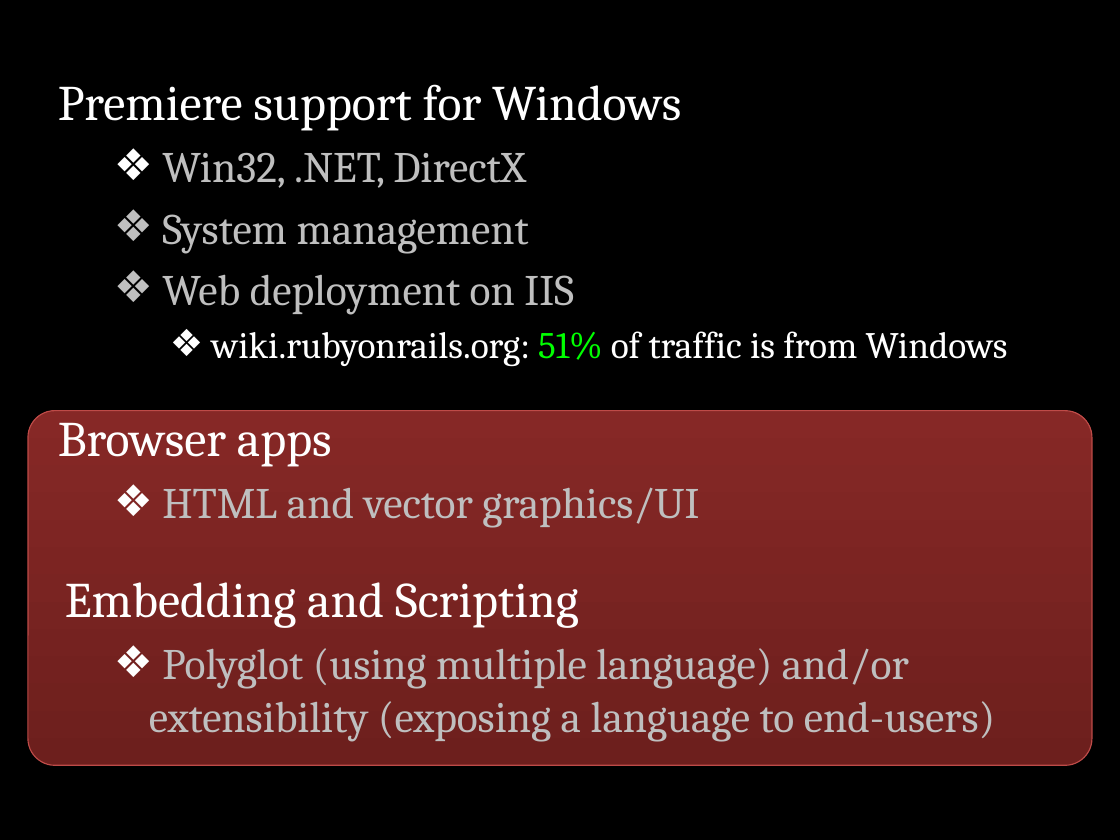
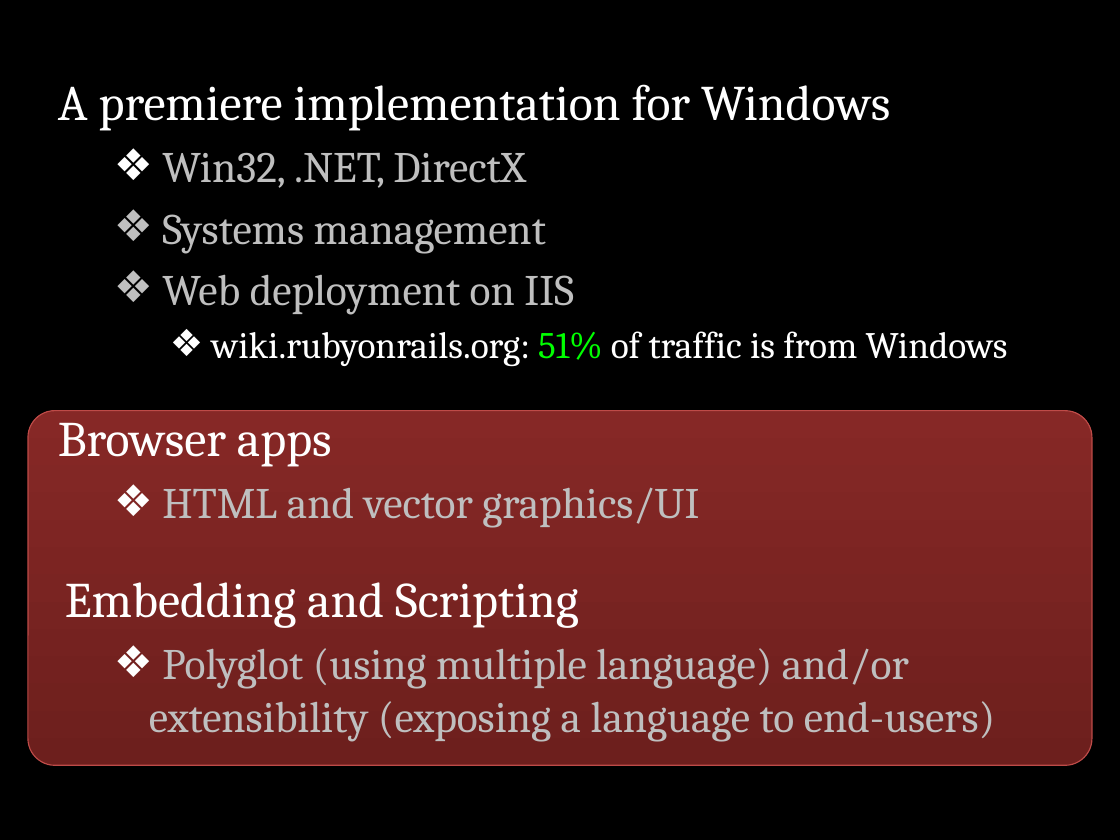
Before and after one commit to jschementi/rubyconf2009, a slide deck: slide 8 of jimmysch-ironruby.pptx (slide 4 before the commit). Drawn at 1120x840 pixels with LibreOffice and Linux fonts; fonts in the diff are those of the drawing. Boxes give left, top, right and bottom in pixels: in the first picture for what was removed or moved away, otherwise in the second. Text is boxed around its words. In the diff, an @@ line names an element or a change of style, - is before the commit and + after.

```diff
--- a/jimmysch-ironruby.pptx
+++ b/jimmysch-ironruby.pptx
@@ text at <box>58,84,890,131</box>: text changed @@
-Premiere support for Windows
+A premiere implementation for Windows
@@ text at <box>162,214,546,254</box>: text changed @@
-  ❖ System management
+  ❖ Systems management
```
Also in this commit, not shown: 3 other slides changed, 8 slides added, 9 other files.
